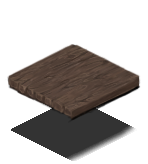
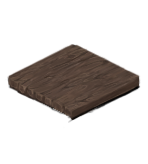
Two versions of the same layered image (148px x 164px). Layer-by-layer changes:
hid "Shadow" over (11, 108, 137, 161)
